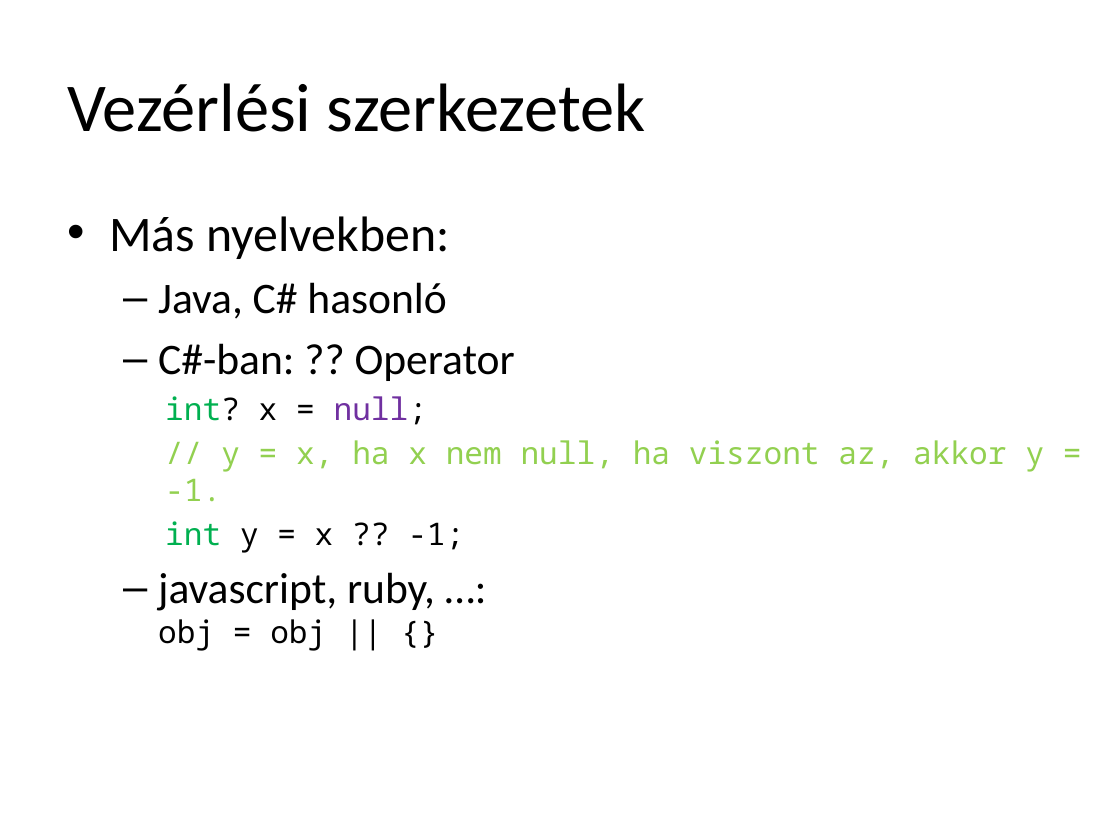
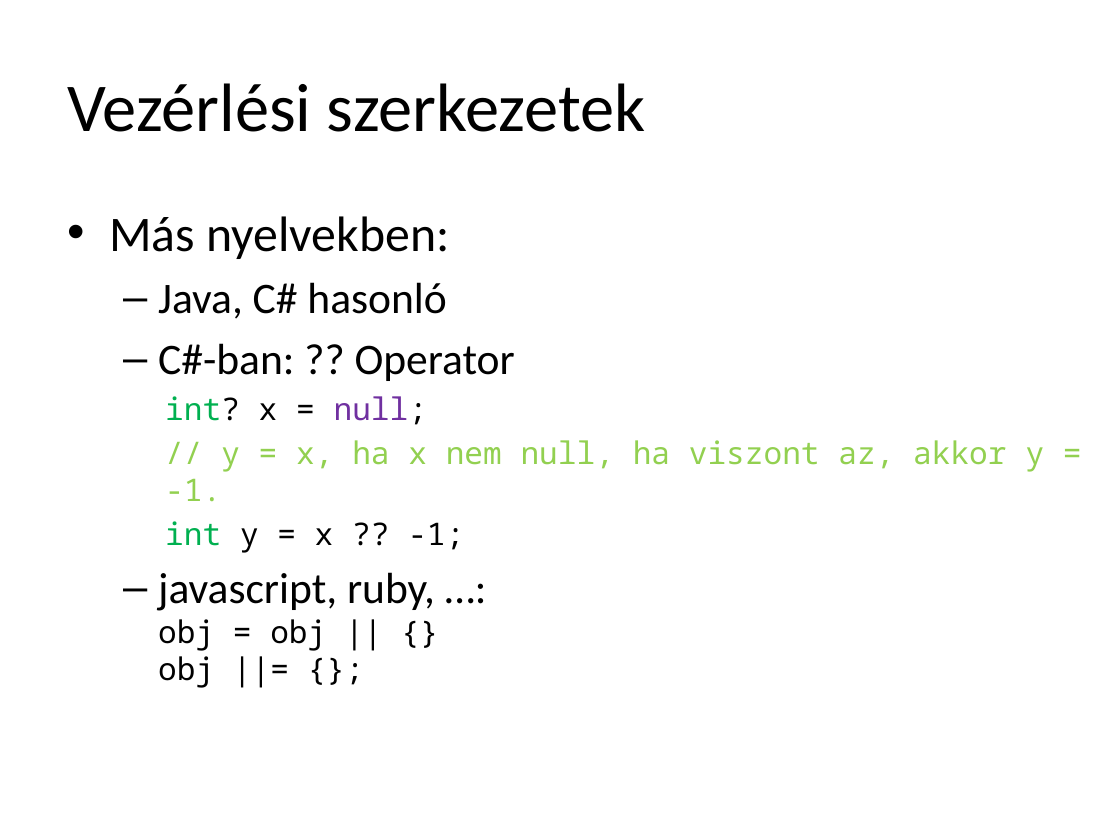
Before and after one commit to torokmark/cppgyak_jegyzet, a slide deck: slide 58 of programozasi_nyelvek_cpp_gyak02.pptx (slide 47 before the commit). Drawn at 1120x840 pixels with LibreOffice and Linux fonts; fonts in the diff are those of the drawing. Boxes give left, top, right and bottom in pixels: in the first picture for what was removed or moved away, otherwise in the second. Text is boxed around its words. In the diff, an @@ line names an element or a change of style, - is before the commit and + after.

Commit message:
Fixed: typos, extended

```diff
--- a/programozasi_nyelvek_cpp_gyak02.pptx
+++ b/programozasi_nyelvek_cpp_gyak02.pptx
@@ text at (158,572,435,688): text changed; size 28 to 20 pt; font Calibri to Noto Sans Mono @@
-  – javascript, ruby, …:
-    obj = obj || {}
+  – javascript, ruby, …:
+    obj = obj || {}
+    obj ||= {};
```
Also in this commit, not shown: 18 other slides changed, 11 slides added.
